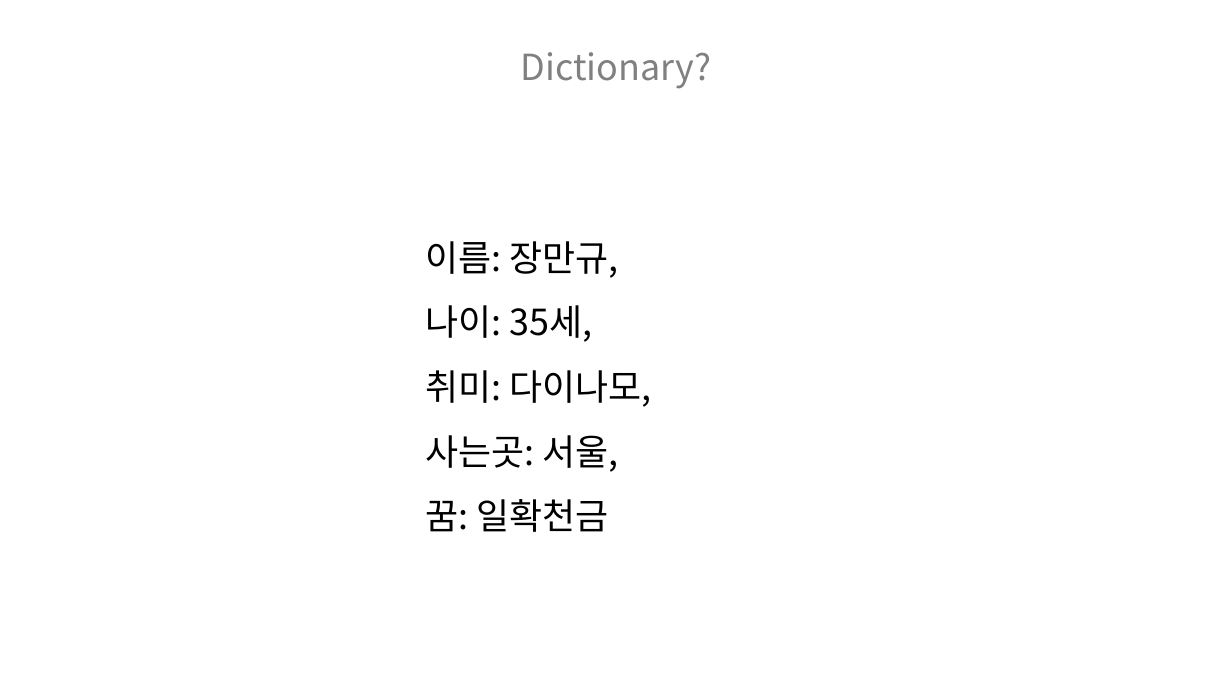
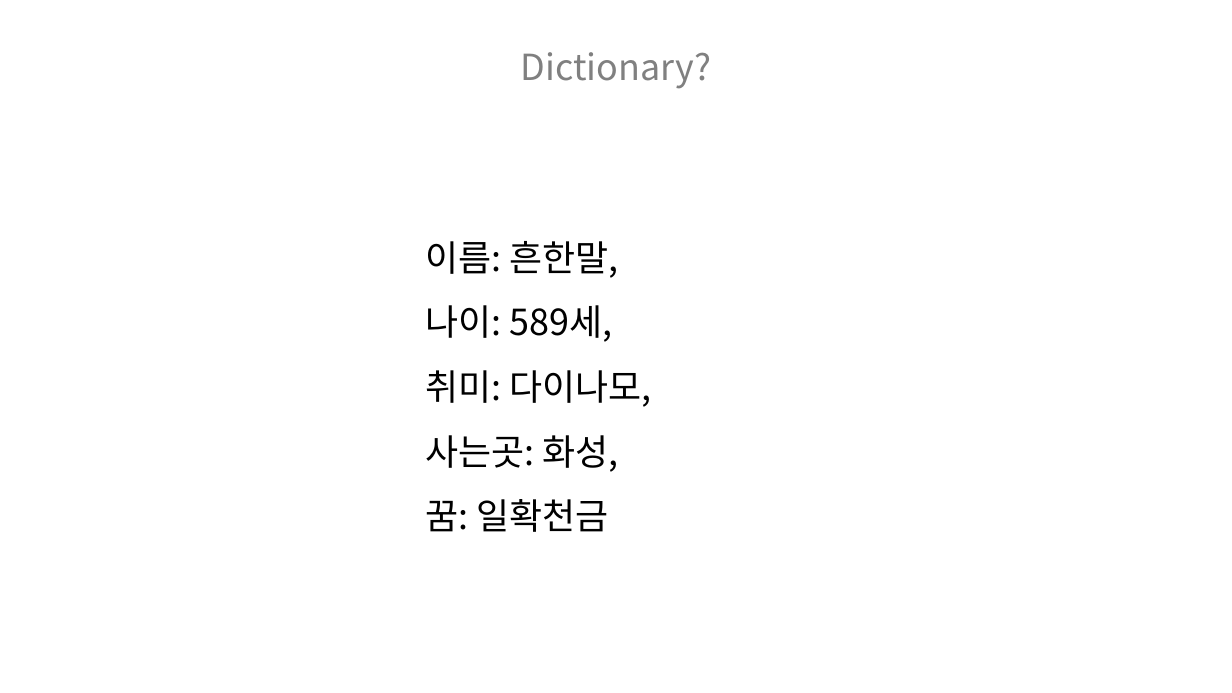
Before and after one commit to hnanmal/hnanmal_tistory, a slide deck: slide 5 of 20221109_다이나모에서 딕셔너리 활용하여 코드 복잡도 완화하기/documentum/블로그용.pptx (slide 6 before the commit). Drawn at 1232x693 pixels with LibreOffice and Linux fonts; fonts in the diff are those of the drawing. Boxes give left, top, right and bottom in pixels: in the first picture for what was removed or moved away, otherwise in the second. Text is boxed around its words. In the diff, an @@ line names an element or a change of style, - is before the commit and + after.

```diff
--- a/20221109_다이나모에서 딕셔너리 활용하여 코드 복잡도 완화하기/documentum/블로그용.pptx
+++ b/20221109_다이나모에서 딕셔너리 활용하여 코드 복잡도 완화하기/documentum/블로그용.pptx
@@ text at <box>426,241,619,342</box>: text changed @@
-이름: 장만규,
-나이: 35세,
+이름: 흔한말,
+나이: 589세,
@@ text at <box>426,435,619,472</box>: text changed @@
-사는곳: 서울,
+사는곳: 화성,
```
Also in this commit, not shown: 5 other slides changed.
